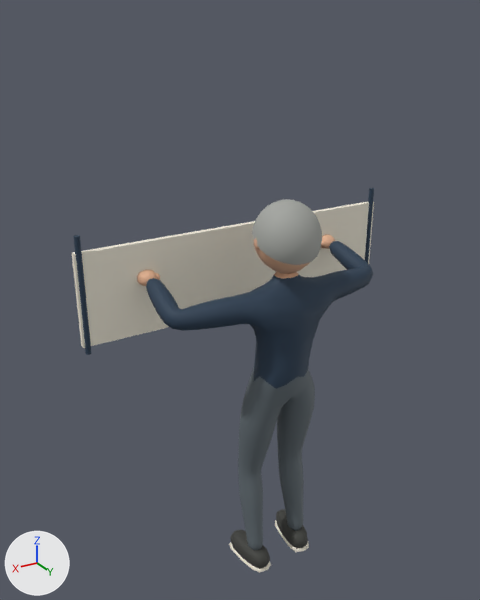
What one commit did to the glTF model game/assets/people/supporter_wout.glb.
One viewpoint serves both versions: a camera (50 mm lens) standing at (1.44, 2.06, 2.42) and looking at (0.08, -0.22, 1.28). The lights are fixed; the arrows at lower left show +X, +Y and +Z. The picture after the commit comes second. Vertices at exactly the same position are counted once.

The scene before the commit, as lines of its bpy script (objects in view):
```python
me_ouderewoutsupporter = bpy.data.meshes.new('OudereWoutSupporter')
me_ouderewoutsupporter.from_pydata(...)  # 2286 vertices, 4300 faces; spans x -0.51..0.51, y -0.4..0.14, z 0.01..1.77
me_ouderewoutsupporter.materials.append(mat_navy)  # dark blue #273c51
me_ouderewoutsupporter.materials.append(mat_trousers)  # grey #606a70
me_ouderewoutsupporter.materials.append(mat_skin)  # beige #e0b08f
me_ouderewoutsupporter.materials.append(mat_eye)  # black #201e1a
me_ouderewoutsupporter.materials.append(mat_white)  # pale yellow #f5efde
me_ouderewoutsupporter.materials.append(mat_grey)  # grey #a3a5a0
me_ouderewoutsupporter.materials.append(mat_mouth)  # brown #a16d5e
me_ouderewoutsupporter.materials.append(mat_glasses)  # greyish blue #333c43
me_ouderewoutsupporter.materials.append(mat_shoe)  # dark grey #3c3d39
me_spandoekdoek = bpy.data.meshes.new('SpandoekDoek')
me_spandoekdoek.from_pydata(...)  # a box spanning x -0.75..0.75, y -0.35..-0.33, z 1.18..1.58, material slot 0; a 10-sided cylinder along z spanning x -0.74..-0.72, y -0.34..-0.32, z 1.15..1.65, material slot 1; a 10-sided cylinder along z spanning x 0.72..0.74, y -0.34..-0.32, z 1.15..1.65, material slot 1
me_spandoekdoek.materials.append(mat_white)  # pale yellow #f5efde
me_spandoekdoek.materials.append(mat_navy)  # dark blue #273c51
ob_ouderewoutsupporter = bpy.data.objects.new('OudereWoutSupporter', me_ouderewoutsupporter)
ob_ouderewoutsupporter.location = (0.0, 0.0, 0.0)
ob_spandoekdoek = bpy.data.objects.new('SpandoekDoek', me_spandoekdoek)
ob_spandoekdoek.location = (0.0, 0.0, 0.0)
```
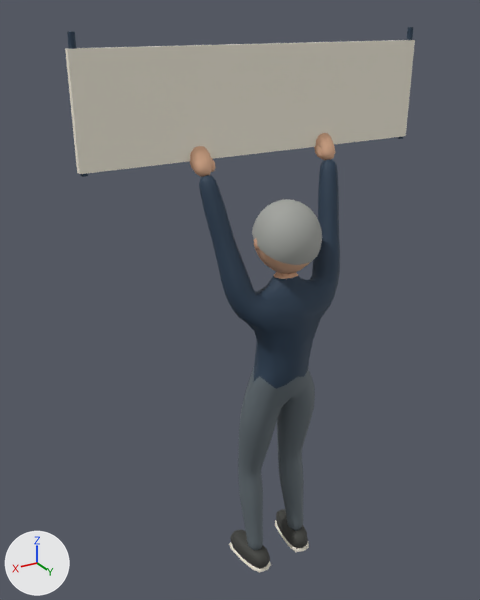
Pixel boxes (x1, y1, x2, y2) of what changed, in the pictures (480 x 600 px; the box of a moved part takes in the faces that stretch with it):
'SpandoekDoek', reshaped (16% wider, 10% shorter): before (72, 188, 374, 355); after (65, 27, 415, 177)
'OudereWoutSupporter', reshaped (36% narrower, 18% taller): before (137, 199, 373, 573); after (189, 133, 340, 573)
part 1 of me_ouderewoutsupporter, moved or reshaped: before (137, 270, 157, 286); after (189, 146, 213, 177)
part 2 of me_ouderewoutsupporter, moved or reshaped: before (155, 273, 160, 280); after (211, 158, 215, 172)
part 3 of me_ouderewoutsupporter, moved or reshaped: before (321, 234, 335, 249); after (316, 133, 335, 160)
part 4 of me_ouderewoutsupporter, moved or reshaped: before (321, 240, 325, 247); after (314, 145, 323, 158)
part 5 of me_ouderewoutsupporter, moved or reshaped: before (146, 241, 373, 337); after (199, 159, 340, 333)
part 6 of me_spandoekdoek, moved or reshaped: before (72, 201, 374, 348); after (65, 40, 415, 174)
part 7 of me_spandoekdoek, moved or reshaped: before (365, 188, 374, 263); after (398, 27, 413, 139)
part 8 of me_spandoekdoek, moved or reshaped: before (73, 235, 91, 355); after (67, 32, 88, 177)

Edits to the bpy script that builds the scene:
```text
Change me_ouderewoutsupporter:
    used by ob_ouderewoutsupporter; location = (0.0, 0.0, 0.0)
    remove me_ouderewoutsupporter.from_pydata(...)  # 2286 vertices, 4300 faces; spans x -0.51..0.51, y -0.4..0.14, z 0.01..1.77
    add me_ouderewoutsupporter.from_pydata(...)  # 2284 vertices, 4296 faces; spans x -0.33..0.33, y -0.2..0.14, z 0.01..1.98
    me_ouderewoutsupporter part 1: the loose piece of 62 vertices spanning x 0.42..0.5, y -0.4..-0.27, z 1.4..1.46 is turned -53.1 degrees about the x axis through its middle, then moved by (-0.17, 0.18, 0.49)
    me_ouderewoutsupporter part 2: the loose piece of 20 vertices spanning x 0.41..0.44, y -0.35..-0.28, z 1.41..1.45 is turned -53.1 degrees about the x axis through its middle, then moved by (-0.17, 0.18, 0.47)
    me_ouderewoutsupporter part 3: the loose piece of 62 vertices spanning x -0.5..-0.42, y -0.4..-0.27, z 1.4..1.46 is turned -53.1 degrees about the x axis through its middle, then moved by (0.17, 0.18, 0.49)
    me_ouderewoutsupporter part 4: the loose piece of 20 vertices spanning x -0.44..-0.41, y -0.35..-0.28, z 1.41..1.45 is turned -53.1 degrees about the x axis through its middle, then moved by (0.17, 0.18, 0.47)
    me_ouderewoutsupporter part 5: 197 vertices moved from x -0.51..0.51, y -0.14..0.08, z 1.27..1.44 to x -0.3..0.3, y -0.11..0.08, z 1.27..1.73; 107 vertices removed from x -0.51..0.51, y -0.28..0.07, z 1.3..1.48; 105 vertices added at x -0.32..0.32, y -0.14..0.07, z 1.31..1.87
Change me_spandoekdoek:
    used by ob_spandoekdoek; location = (0.0, 0.0, 0.0)
    remove me_spandoekdoek.from_pydata(...)  # 48 vertices, 84 faces; spans x -0.75..0.75, y -0.35..-0.32, z 1.15..1.65
    add me_spandoekdoek.from_pydata(...)  # 48 vertices, 84 faces; spans x -0.75..0.75, y -0.18..-0.16, z 1.91..2.37
    me_spandoekdoek part 6: the loose piece of 8 vertices spanning x -0.75..0.75, y -0.35..-0.33, z 1.18..1.58 is moved by (0.0, 0.17, 0.74)
    me_spandoekdoek part 7: the loose piece of 20 vertices spanning x -0.74..-0.72, y -0.34..-0.32, z 1.15..1.65 is scaled about its middle by (1, 1, 0.92), then moved by (0.0, 0.16, 0.74)
    me_spandoekdoek part 8: the loose piece of 20 vertices spanning x 0.72..0.74, y -0.34..-0.32, z 1.15..1.65 is scaled about its middle by (1, 1, 0.92), then moved by (0.0, 0.16, 0.74)
```
